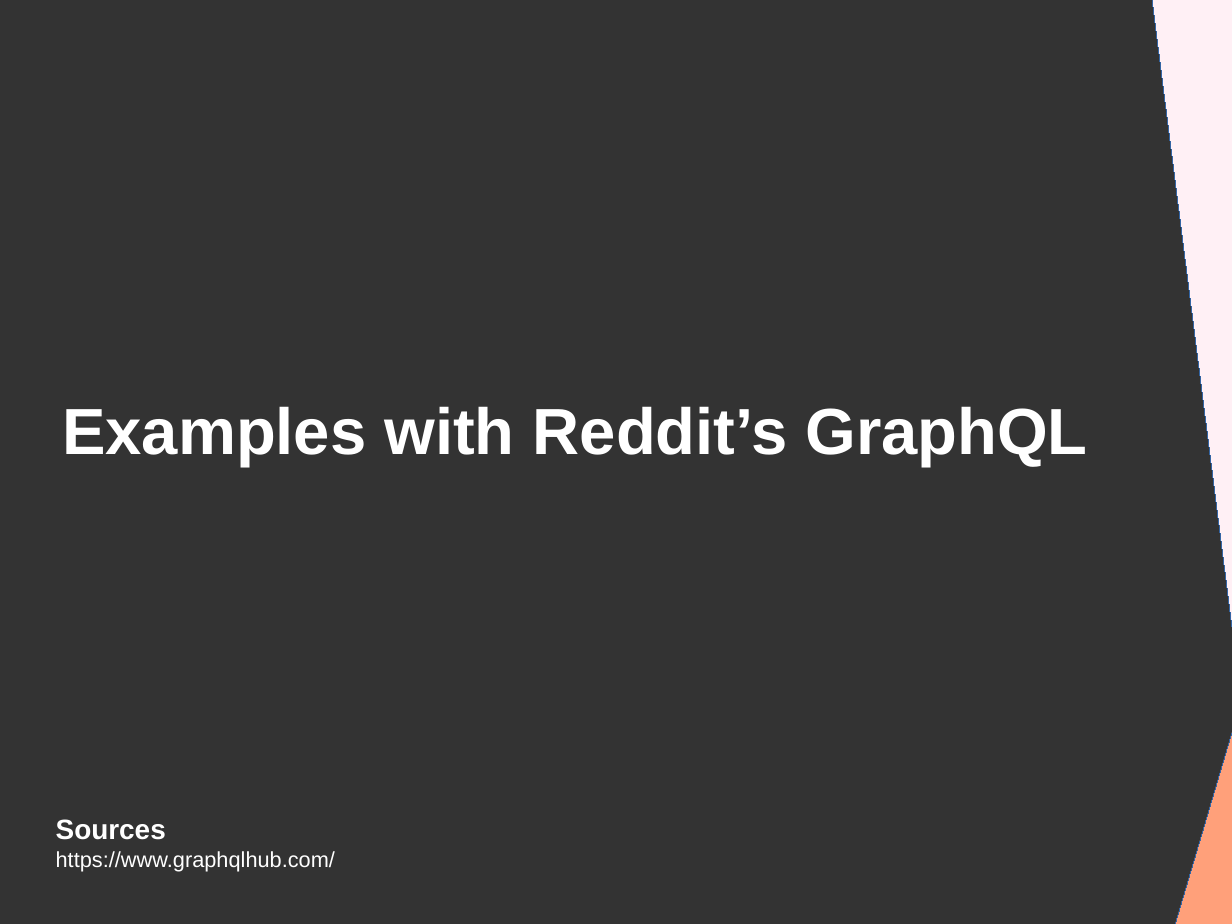
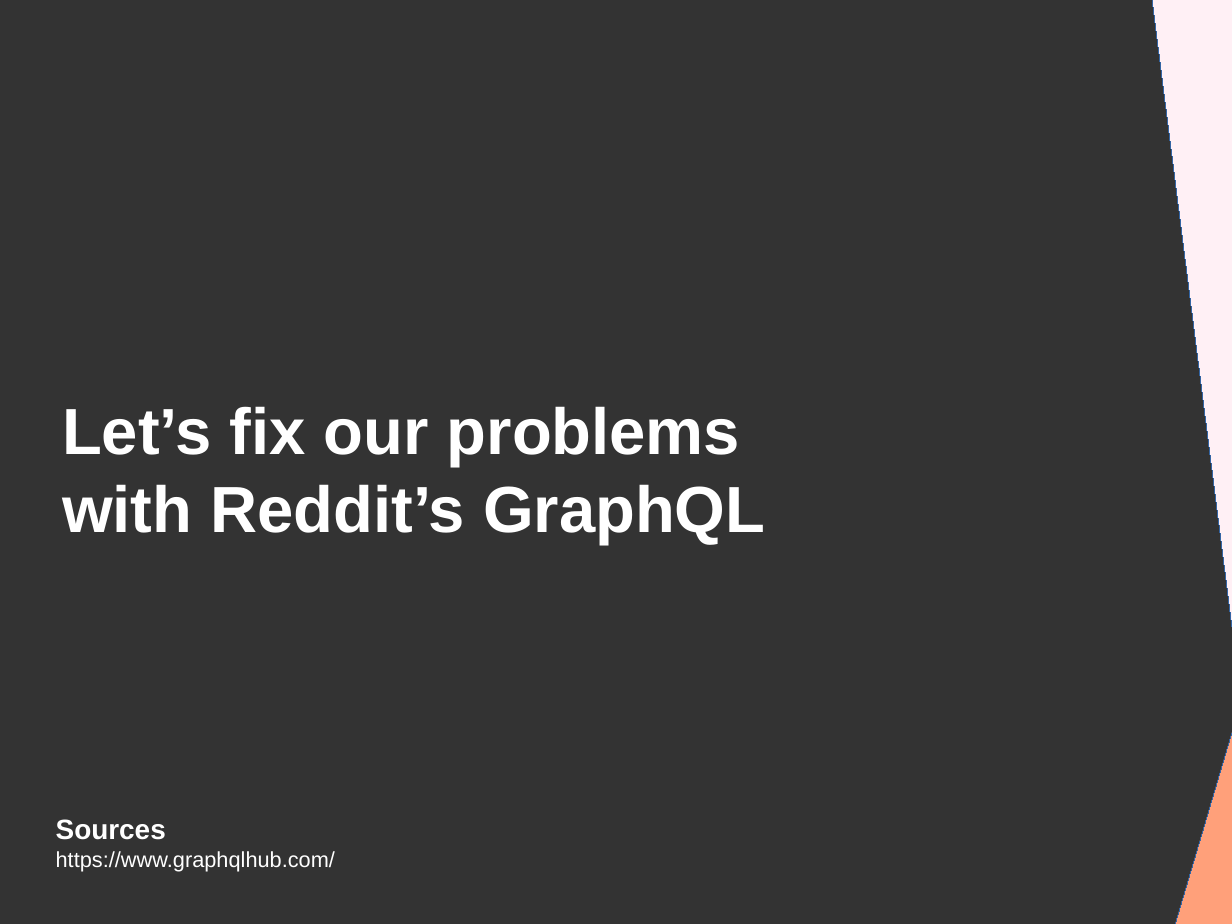
Before and after one commit to DanYellow/presentations, a slide deck: slide 45 of graphql/presentation.odp (slide 63 before the commit). Drawn at 1232x924 pixels with LibreOffice and Linux fonts; fonts in the diff are those of the drawing. Boxes give left, top, right and bottom in pixels: in the first picture for what was removed or moved away, otherwise in the second. Text is boxed around its words. In the diff, an @@ line names an element or a change of style, - is before the commit and + after.

```diff
--- a/graphql/presentation.odp
+++ b/graphql/presentation.odp
@@ title at bbox=[62, 406, 765, 545]: text changed @@
-Examples with Reddit’s GraphQL
+Let’s fix our problems
+with Reddit’s GraphQL
```
Also in this commit, not shown: 3 other slides changed, 2 slides added, 1 slide removed, 2 other files.
